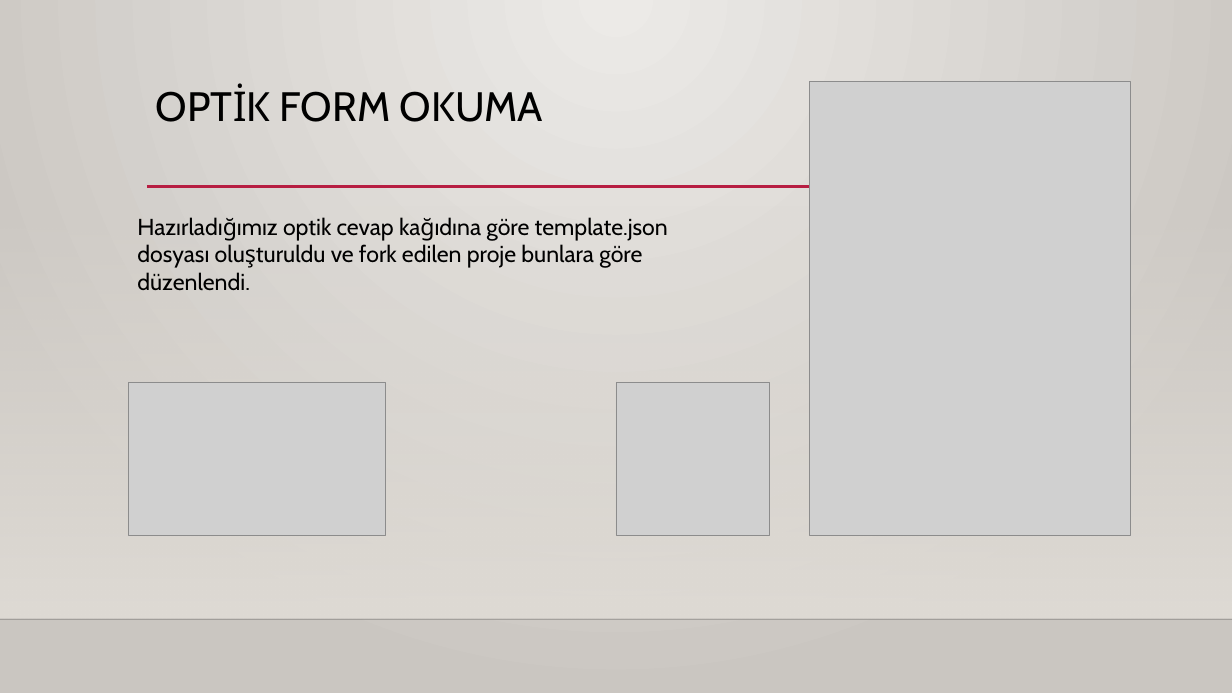
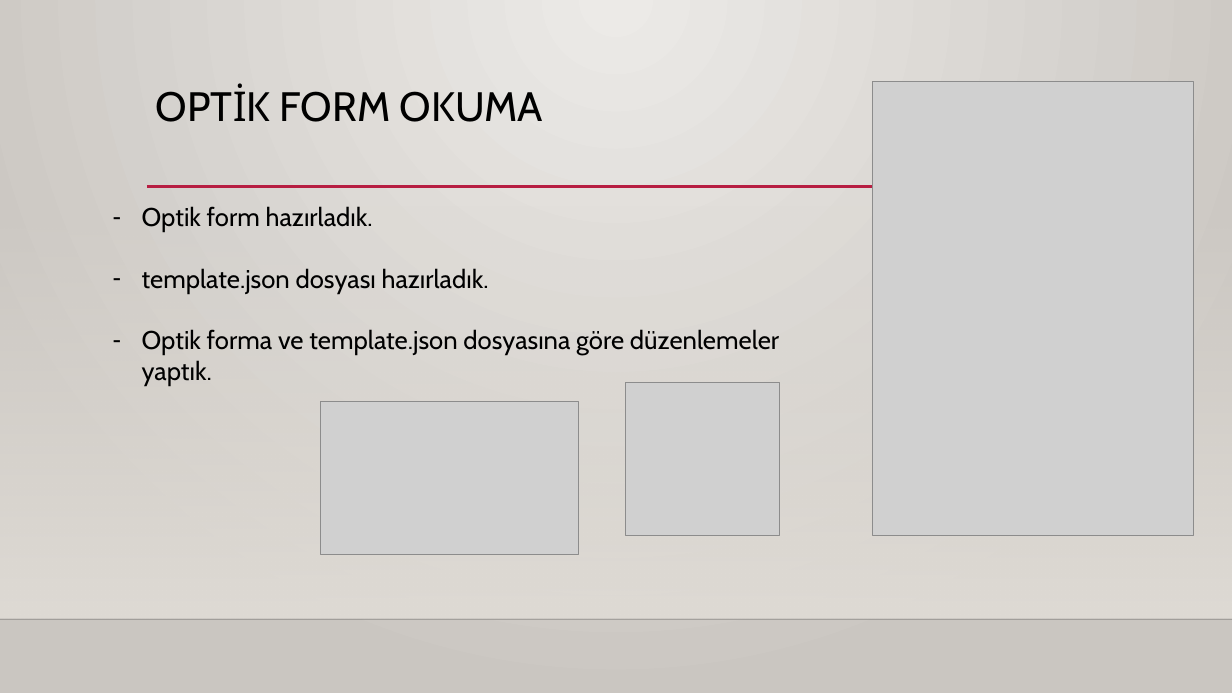
Before and after one commit to Python-Egitici-Egitimi-OOP-Grup-8/Optik-Form-Okuyucu, a slide deck: slide 9 of Proje Sunumu.pptx (slide 8 before the commit). Drawn at 1232x693 pixels with LibreOffice and Linux fonts; fonts in the diff are those of the drawing; grey boxes stand for pictures; background and template pictures are left out. Boxes give left, top, right and bottom in pixels: in the first picture for what was removed or moved away, otherwise in the second. Text is boxed around its words. In the diff, an @@ line names an element or a change of style, - is before the commit and + after.

Commit message:
Update Proje Sunumu.pptx
Düzeltmeler yapıldı.

```diff
--- a/Proje Sunumu.pptx
+++ b/Proje Sunumu.pptx
@@ picture: place and size @@
-picture at <box>811,81,1131,536</box>
+picture at <box>872,81,1193,536</box>
@@ text at <box>142,206,779,355</box>: text changed; size 18 to 20 pt @@
-Hazırladığımız optik cevap kağıdına göre template.json
-dosyası oluşturuldu ve fork edilen proje bunlara göre düzenlendi.
+– Optik form hazırladık.
+– template.json dosyası hazırladık.
+– Optik forma ve template.json dosyasına göre düzenlemeler yaptık.
@@ picture removed at <box>128,383,386,536</box> @@
@@ picture: place and size @@
-picture at <box>616,383,771,536</box>
+picture at <box>625,383,779,536</box>
@@ picture added at <box>321,401,579,555</box> @@
```
Also in this commit, not shown: 6 other slides changed, 5 slides added, 2 slides removed.
